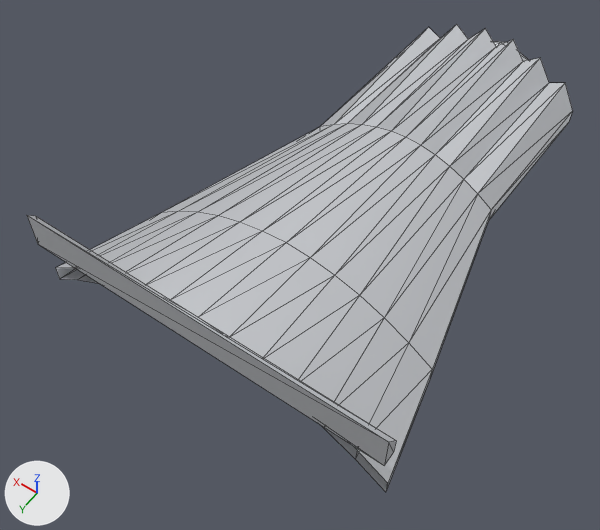
A saved change to the glTF model client/public/models/armour/cape_cloak.glb.
Before and after are seen from a 50 mm lens placed at (-0.802, 0.2, 2.051), pointed at (0.1, -1.064, 0.066). Arrows for +X, +Y and +Z are at lower left; the lights stay in place. The picture after the commit comes second. Mesh edges are drawn as thin lines. Vertices at exactly the same position are counted once.

Objects in the first picture: 'Cape0', 'Cape1', 'Cape2' and 1 more.
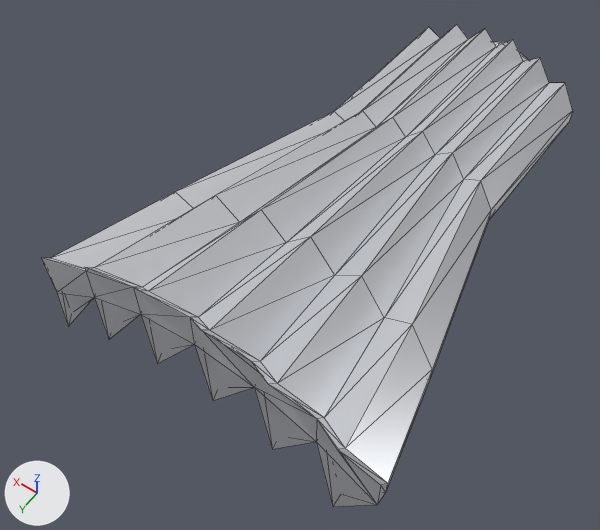
Changed parts and their boxes (x1, y1, x2, y2) in the pictures (600 x 530 px; the box of a moved part takes in the faces that stretch with it):
'Cape2', reshaped (12% taller): before (27, 211, 432, 492); after (41, 192, 432, 506)
'Cape1', reshaped: before (162, 124, 491, 377); after (176, 111, 491, 377)
'Cape0', reshaped: before (321, 25, 573, 221); after (334, 25, 573, 221)
part 1 of me_cape0_001, moved or reshaped: (436, 58, 573, 209) in both
part 2 of me_cape0_001, moved or reshaped: before (377, 28, 523, 155); after (378, 28, 523, 155)
part 3 of me_cape0_001, moved or reshaped: before (321, 25, 468, 127); after (334, 25, 468, 127)
part 4 of me_cape1_001, moved or reshaped: before (336, 155, 477, 317); after (336, 153, 480, 315)
part 5 of me_cape1_001, moved or reshaped: before (243, 127, 420, 240); after (243, 117, 423, 239)
part 6 of me_cape1_001, moved or reshaped (not visible afterwards): before (165, 124, 360, 211)
part 7 of me_cape1_001, moved or reshaped: before (335, 167, 491, 369); after (336, 153, 491, 368)
part 8 of me_cape1_001, moved or reshaped: before (241, 132, 435, 275); after (242, 118, 435, 275)
part 9 of me_cape1_001, moved or reshaped: before (162, 124, 376, 222); after (176, 111, 376, 222)

The change, as a diff of the scene's bpy script:
```diff
--- a/client/public/models/armour/cape_cloak.glb.py
+++ b/client/public/models/armour/cape_cloak.glb.py
@@ me_cape0_001 @@
-me_cape0_001.from_pydata(...)  # 52 vertices, 52 faces; spans x -0.31..0.31, y -2.06..-1.463, z 0.103..0.347
-me_cape0_001.vertices[27].co = (-0.256, -1.463, 0.253)  # pixel (477, 193)
-me_cape0_001.vertices[29].co = (-0.153, -1.463, 0.308)  # pixel (449, 166)
-me_cape0_001.vertices[48].co = (-0.153, -1.463, 0.258)
-me_cape0_001.vertices[50].co = (-0.256, -1.463, 0.203)
-me_cape0_001.vertices[31].co = (-0.051, -1.463, 0.335)  # pixel (420, 145)
-me_cape0_001.vertices[33].co = (0.051, -1.463, 0.335)  # pixel (391, 131)
-me_cape0_001.vertices[44].co = (0.051, -1.463, 0.285)
-me_cape0_001.vertices[46].co = (-0.051, -1.463, 0.285)
-me_cape0_001.vertices[35].co = (0.153, -1.463, 0.308)  # pixel (361, 124)
-me_cape0_001.vertices[37].co = (0.256, -1.463, 0.253)  # pixel (333, 124)
-me_cape0_001.vertices[40].co = (0.256, -1.463, 0.203)
-me_cape0_001.vertices[42].co = (0.153, -1.463, 0.258)
+me_cape0_001.from_pydata(...)  # 52 vertices, 52 faces; spans x -0.31..0.31, y -2.06..-1.463, z 0.103..0.39
+# me_cape0_001 part 1
+me_cape0_001.vertices[27].co = (-0.256, -1.463, 0.308)  # pixel (480, 180)
+me_cape0_001.vertices[29].co = (-0.153, -1.463, 0.363)  # pixel (452, 152)
+me_cape0_001.vertices[48].co = (-0.153, -1.463, 0.202)
+me_cape0_001.vertices[50].co = (-0.256, -1.463, 0.148)
+# me_cape0_001 part 2
+me_cape0_001.vertices[31].co = (-0.051, -1.463, 0.39)  # pixel (422, 131)
+me_cape0_001.vertices[33].co = (0.051, -1.463, 0.39)  # pixel (392, 117)
+me_cape0_001.vertices[44].co = (0.051, -1.463, 0.23)
+me_cape0_001.vertices[46].co = (-0.051, -1.463, 0.23)
+# me_cape0_001 part 3
+me_cape0_001.vertices[35].co = (0.153, -1.463, 0.363)  # pixel (362, 110)
+me_cape0_001.vertices[37].co = (0.256, -1.463, 0.308)  # pixel (334, 111)
+me_cape0_001.vertices[40].co = (0.256, -1.463, 0.148)
+me_cape0_001.vertices[42].co = (0.153, -1.463, 0.202)
 me_cape0_001.materials.append(mat_lightsteel)
@@ me_cape1_001 @@
-me_cape1_001.from_pydata(...)  # 52 vertices, 52 faces; spans x -0.447..0.447, y -1.463..-0.863, z 0.166..0.438
+me_cape1_001.from_pydata(...)  # 52 vertices, 52 faces; spans x -0.447..0.447, y -1.463..-0.863, z 0.148..0.514
+# me_cape1_001 part 4: 2 of the vertices in x -0.256..-0.153, y -1.463, z 0.253..0.308 are moved by (0.0, 0.0, 0.055)
+# me_cape1_001 part 5: 2 of the vertices in x -0.051..0.051, y -1.463, z 0.335 are moved by (0.0, 0.0, 0.055)
+# me_cape1_001 part 6: 2 of the vertices in x 0.153..0.256, y -1.463, z 0.253..0.308 are moved by (0.0, 0.0, 0.055)
+# me_cape1_001 part 7: 2 of the vertices in x -0.372..-0.223, y -0.863, z 0.314..0.394 are moved by (0.0, 0.0, 0.08)
+# me_cape1_001 part 8: 2 of the vertices in x -0.074..0.074, y -0.863, z 0.433 are moved by (0.0, 0.0, 0.08)
+# me_cape1_001 part 9: 2 of the vertices in x 0.223..0.372, y -0.863, z 0.314..0.394 are moved by (0.0, 0.0, 0.08)
+# other edits to the shape of me_cape1_001 do not show in these pictures
 me_cape1_001.materials.append(mat_lightsteel)
@@ me_cape2_001 @@
-me_cape2_001.from_pydata(...)  # 60 vertices, 62 faces; spans x -0.52..0.52, y -0.863..-0.505, z 0.21..0.535
+me_cape2_001.from_pydata(...)  # 78 vertices, 128 faces; spans x -0.52..0.52, y -0.863..-0.453, z 0.184..0.623
+# me_cape2_001 part 10
+# 8 vertices are removed from x -0.52..0.52, y -0.53..-0.505, z 0.425..0.535
+# 10 faces are deleted
+# 4 vertices in x -0.372..0.372, y -0.863, z 0.314..0.433 move by (0.0, 0.0, 0.081)
+# 4 vertices in x -0.372..0.372, y -0.863, z 0.264..0.383 move by (0.0, 0.0, -0.08)
+# 4 vertices in x -0.26..0.26, y -0.53, z 0.453..0.499 move by (0.0, 0.052, 0.094)
+# 4 vertices in x -0.433..0.433, y -0.53, z 0.311..0.403 move by (0.0, 0.052, -0.094)
+# 8 vertices move from x -0.433..0.433, y -0.863..-0.53, z 0.344..0.449 to x -0.433..0.433, y -0.863..-0.478, z 0.263..0.474
+# 20 vertices are added at x -0.515..0.515, y -0.505..-0.453, z 0.187..0.623
+# 6 new vertices lie (0.0, 0.0, 0.11) away from vertices in x -0.515..0.515, y -0.505, z 0.217..0.425
+# 76 new faces join them
 me_cape2_001.materials.append(mat_lightsteel)
```
